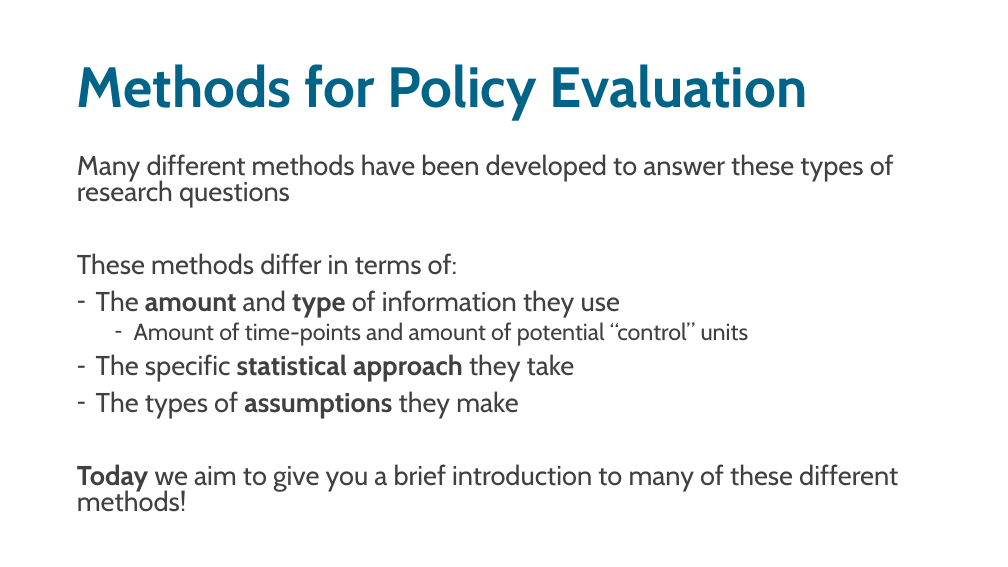
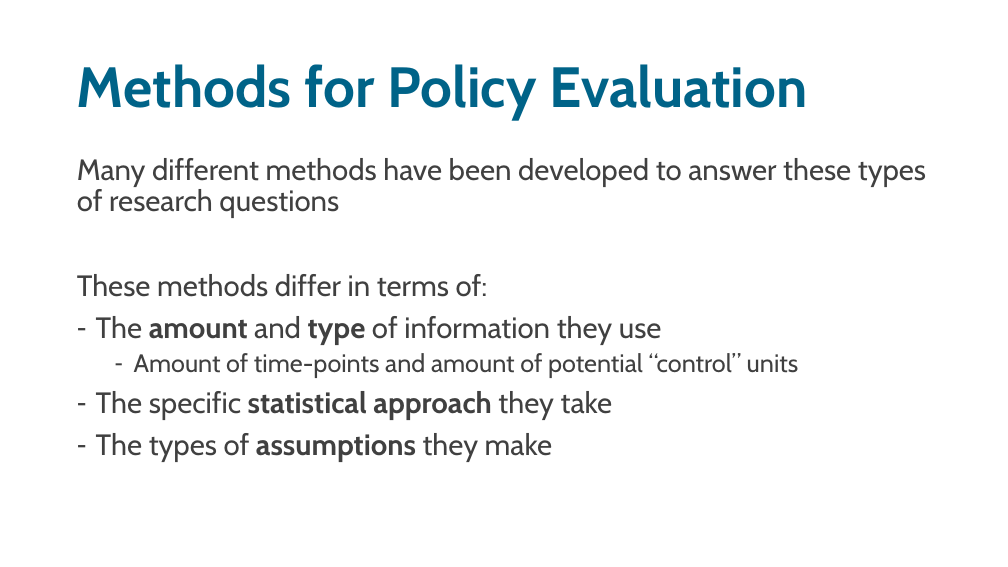
Before and after one commit to sodascience/workshop_causal_impact_assessment, a slide deck: slide 10 of lectures/01_introduction/intro_1.pptx (slide 9 before the commit). Drawn at 1008x567 pixels with LibreOffice and Linux fonts; fonts in the diff are those of the drawing. Boxes give left, top, right and bottom in pixels: in the first picture for what was removed or moved away, otherwise in the second. Text is boxed around its words. In the diff, an @@ line names an element or a change of style, - is before the commit and + after.

Commit message:
updated intro slides, merge with prepost, did, etc.

```diff
--- a/lectures/01_introduction/intro_1.pptx
+++ b/lectures/01_introduction/intro_1.pptx
@@ text "Many different methods have been ..." at (77,158,926,462): size 25.9 to 28 pt in "Many different methods have been developed to ...", "These methods differ in terms of:", "The amount and type of information they ...", "The specific statistical approach they take" and 1 more places; size 22.2 to 24 pt in "Amount of time-points and amount of potential ..."; line spacing 0.8 to 0.9 @@
@@ text at (77,464,898,512): paragraph removed @@
-Today we aim to give you a brief introduction to many of these different methods!
```
Also in this commit, not shown: 7 other slides changed, 44 slides added, 8 slides removed, 4 other files.
